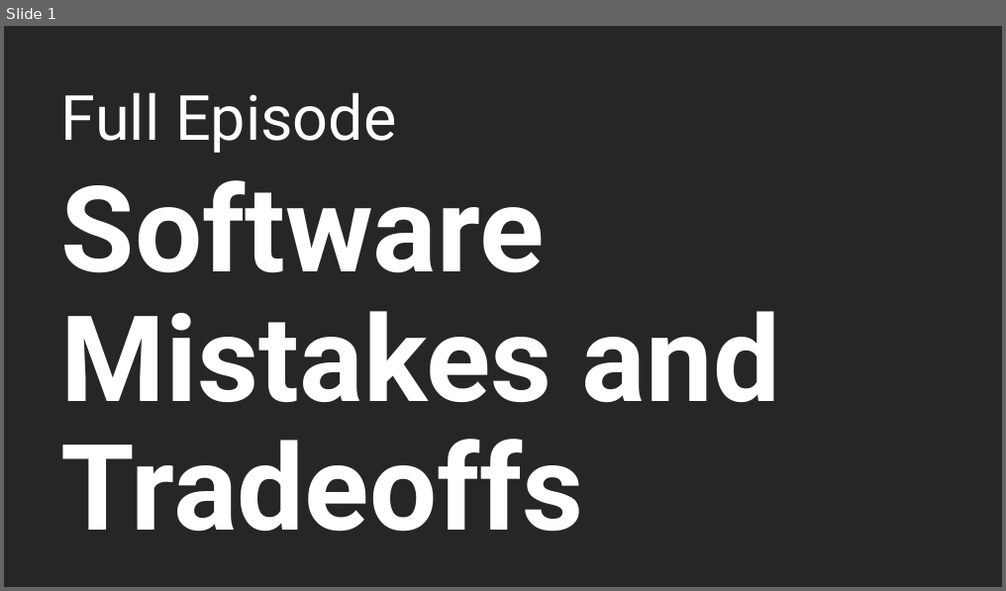
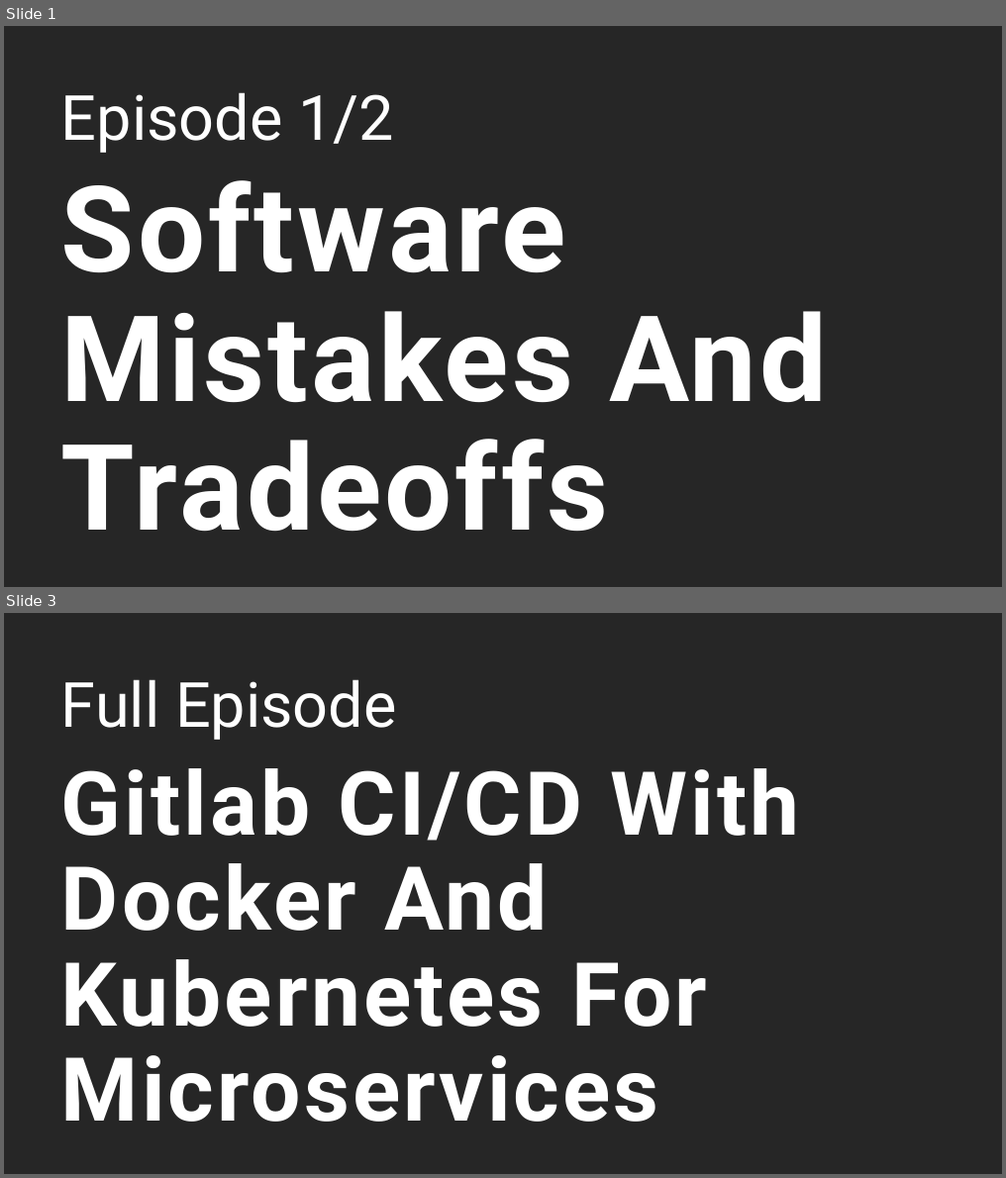
Before and after one commit to naruepanart/youtube-thumbnail, a slide deck: Youtube-Thumbnail.pptx. Shown one above the other, each under a label of ours: slide 1 before the commit, slides 1 and 3 after it; the slides between them are not shown. The pictures are 1006x591 and 1006x1178 pixels, drawn with LibreOffice and Linux fonts; fonts in the diff are those of the drawing. Boxes give left, top, right and bottom in pixels: in the first picture for what was removed or moved away, otherwise in the second. Text is boxed around its words. In the diff, an @@ line names an element or a change of style, - is before the commit and + after.

```diff
--- a/Youtube-Thumbnail.pptx
+++ b/Youtube-Thumbnail.pptx
@@ slide 3 added at [4, 613, 1002, 1174], background #262626 @@
@@ text added at [61, 679, 397, 740], 60 pt, text #FFFFFF @@
+Full Episode
@@ title added at [61, 768, 800, 1122], 85 pt, text #FFFFFF, bold @@
+Gitlab CI/CD With Docker And Kubernetes For Microservices
@@ slide 1 changed as well @@
@@ text at [61, 92, 394, 153]: text changed @@
-Full Episode
+Episode 1/2
@@ title at [61, 180, 827, 531]: text changed @@
-Software Mistakes and Tradeoffs
+Software Mistakes And Tradeoffs
```
Also in this commit, not shown: 1 other slide added.
